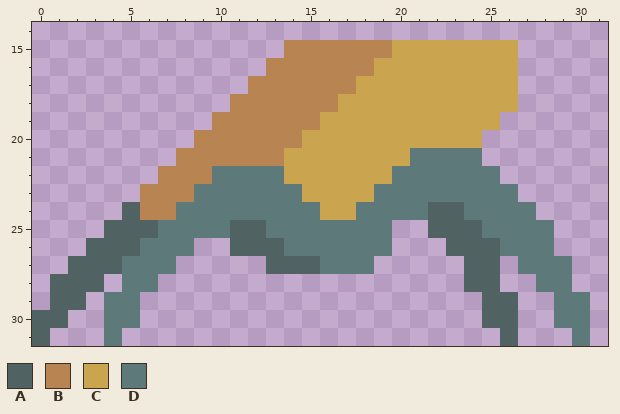
A pixel-art file gets an edit: res/enemies/spider.ase. The picture above was drawn from the file before the commit.
32x32 pixels, 1 frame. Shown: x 0..31, y 14..31.
Visible layers, top first: "Front Leg", "Body", "Back Leg".
Palette (. is transparent): A #516263  B #b88451  C #caa44e  D #5e797a
Pixels before, first column x 0:
15 ..............BBBBBBCCCCCCC....
16 .............BBBBBBCCCCCCCC....
17 ............BBBBBBCCCCCCCCC....
18 ...........BBBBBBCCCCCCCCCC....
19 ..........BBBBBBCCCCCCCCCC.....
20 .........BBBBBBCCCCCCCCCC......
21 ........BBBBBBCCCCCCCDDDD......
22 .......BBBDDDDCCCCCCDDDDDD.....
23 ......BBBDDDDDDCCCCDDDDDDDD....
24 .....ABBDDDDDDDDCCDDDDAADDDD...
25 ....AAADDDDAADDDDDDD..AAADDDD..
26 ...AAADDD..AAADDDDDD...AAADDD..
27 ..AAADDD.....AAADDD.....AA.DDD.
28 .AAA.DD.................AA..DD.
29 .AA.DD...................AA..DD
30 AA..DD...................AA..DD
31 A...D.....................A...D
After:
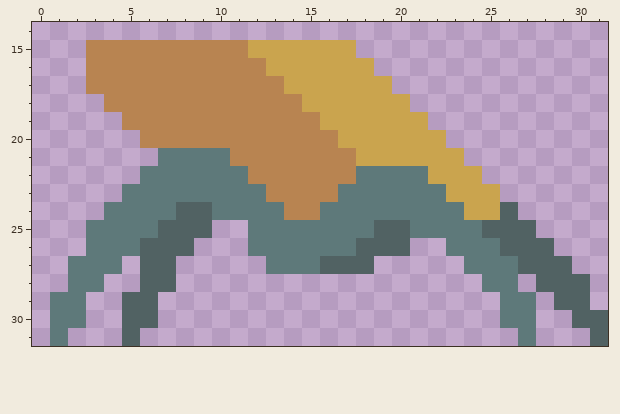
The exact change:
Changed rows in their new state; - is an unchanged pixel.
Layers "Front Leg", "Body", "Back Leg":
first column x 0:
15 ---BBBBBBBBBCCCCCC.........-----
16 ---BBBBBBBBBBCCCCCC........-----
17 ---BBBBBBBBB--CCCC--.......-----
18 ----BBBBBBB----CC----......-----
19 -----BBBBB------------....------
20 ------BBB------BB------..-------
21 -------DDDD---BBBB---CCC.-------
22 ------DDDD--BBBBBBDD--CCC.------
23 -----DDDD----BBBBDD----CCC.-----
24 ----DDDDAA----BBDD----DDCCA.----
25 ---DDDDAAA..D------AADDDDAAA.---
26 ---DDDAAA--.DD----AAA--DDDAAA---
27 --DDD.AA-----DDDAAA-----DDDAAA--
28 -.DD-.AA----------------.DD-AAA-
29 -DD-.AA------------------.DD-AA-
30 .DD-.AA------------------.DD-.AA
31 .D--.A--------------------.D--.A
